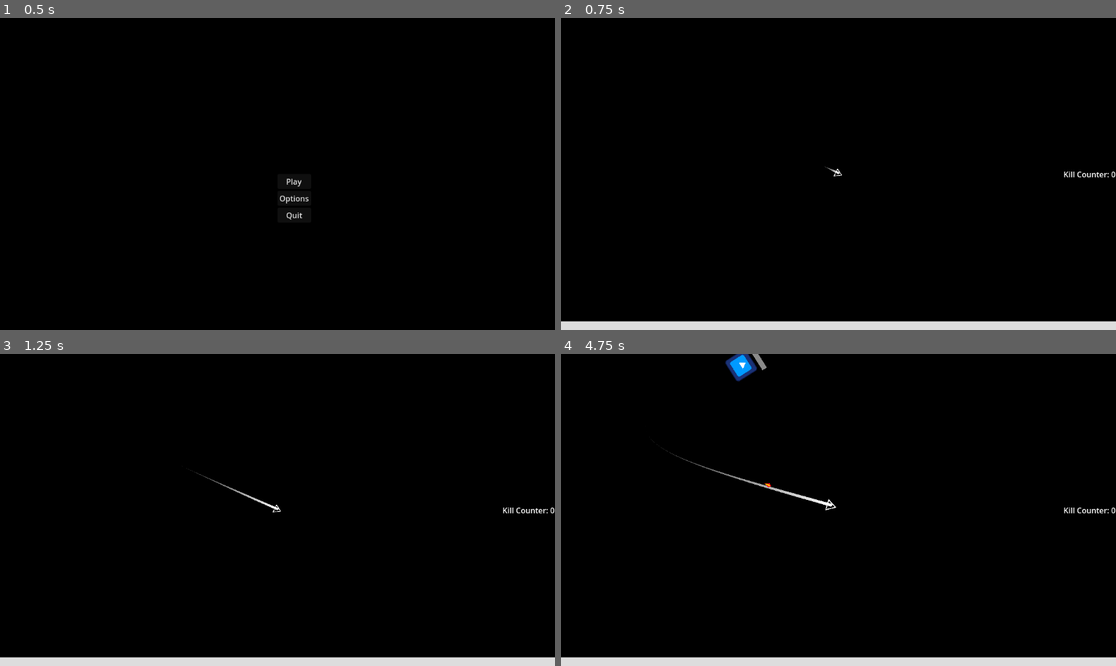
Above: before the commit, frames 1-4 (two rows, left to right).
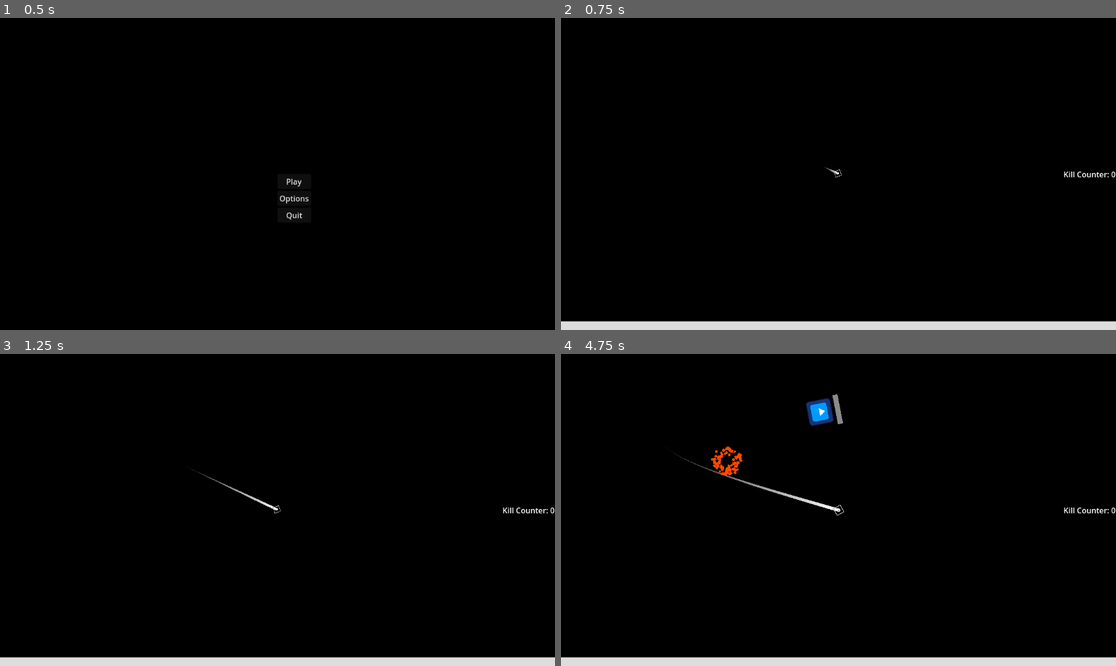
Above: after the commit, the same moments.

Repository: HazarBakir/void_blade
Game: Godot game, scene res://Scenes/main_menu.tscn
Two runs of this game, one before a commit and one after it. Both use one fixed random seed, a clock stepped at 60 frames per second and the inputs below. The engine's default icon, where the game draws it, is replaced by a stand-in: a white triangle on a blue panel in a dark square.
Inputs (mouse positions are in pixels of both pictures, inside the frame that each line leads up to):
- Up to frame 1 (0.5 s): no input
- Up to frame 2 (0.75 s): click "Play" at 0.5 s
- Up to frame 3 (1.25 s): no input
- Up to frame 4 (4.75 s): move the mouse to (960, 494) at 1.27 s; press the mouse at (960, 494) at 1.28 s; move the mouse to (727, 525) at 2.02 s; release the mouse at (727, 525) at 2.03 s; click (727, 525) at 2.1 s; move the mouse to (894, 441) at 2.77 s; press the mouse at (894, 441) at 2.78 s; move the mouse to (810, 572) at 3.52 s; release the mouse at (810, 572) at 3.53 s; click (810, 572) at 3.6 s; move the mouse to (1005, 556) at 4.27 s; press the mouse at (1005, 556) at 4.28 s

Frame 1 is identical in both runs. In frame 2, less than 0.1% of the frame differs, in the area x 47-51%, y 47-52%; in frame 3, 0.1%; in frame 4, 1.5%, in the area x 16-52%, y 0-52%.

Commit message:
bugfix : player movement. trail line

Diff:
--- a/Scripts/Player/player_movement.gd
+++ b/Scripts/Player/player_movement.gd
@@ -5,7 +5,6 @@
 @onready var camera: Camera2D = $Camera2D
 @onready var sprite: Sprite2D = $Sprite2D
 @onready var marker_2d: Marker2D = $Marker2D
-
 var kill_count: int = 0
 var is_attacking: bool
 var speed: float = 850.0
@@ -18,14 +17,13 @@
 var zoom_speed: float = 3.0
 var attack_damage : float = 10.0
 var self_damage: float = 10.0
-
 const SCREEN_WIDTH: float = 1920.0
 const SCREEN_HEIGHT: float = 1080.0
 const CAMERA_OFFSET_FACTOR: float = 180.0
 const CAMERA_LERP_SPEED: float = 4.5
 const SLOW_ACCEL_MULTIPLIER: float = 0.6
 
-func _on_ready() -> void:
+func _ready() -> void:
 	add_to_group("player")
 	camera.zoom = normal_zoom
 
@@ -33,68 +31,68 @@
 	mouse_position = get_global_mouse_position()
 
 	if health_component.is_alive:
-		_handle_movement_input(delta)
-		_apply_movement()
-		_update_camera(delta)
-		_update_rotation()
+		handle_movement_input(delta)
+		apply_movement()
+		update_camera(delta)
+		update_rotation()
 	else:
-		_trigger_death()
+		trigger_death()
 
-func _handle_movement_input(delta: float) -> void:
+func handle_movement_input(delta: float) -> void:
 	if Input.is_action_pressed("move_mouse"):
 		is_attacking = true
-		_move_fast(delta)
-		_zoom_camera(attack_zoom, delta)
+		move_fast(delta)
+		zoom_camera(attack_zoom, delta)
 	else:
 		is_attacking = false
-		_follow_mouse_slowly(delta)
-		_zoom_camera(normal_zoom, delta)
+		follow_mouse_slowly(delta)
+		zoom_camera(normal_zoom, delta)
 
-func _apply_movement() -> void:
+func apply_movement() -> void:
 	var max_speed = speed if is_attacking else follow_speed
 	velocity = velocity.limit_length(max_speed)
 	move_and_slide()
 
-func _update_camera(delta: float) -> void:
-	_update_camera_offset(delta)
+func update_camera(delta: float) -> void:
+	update_camera_offset(delta)
 
-func _update_rotation() -> void:
-	look_at(mouse_position)
+func update_rotation() -> void:
+	if sprite:
+		sprite.look_at(mouse_position)
 
-func _move_fast(delta: float) -> void:
-	var direction = (mouse_position - position).normalized()
+func move_fast(delta: float) -> void:
+	var direction = (mouse_position - global_position).normalized()
 	var target_velocity = direction * speed
 
 	velocity.x = lerp(velocity.x, target_velocity.x, accel * delta)
 	velocity.y = lerp(velocity.y, target_velocity.y, accel * delta)
 
-func _follow_mouse_slowly(delta: float) -> void:
-	var direction = (mouse_position - position).normalized()
+func follow_mouse_slowly(delta: float) -> void:
+	var direction = (mouse_position - global_position).normalized()
 	var target_velocity = direction * follow_speed
 
 	var slow_accel = accel * SLOW_ACCEL_MULTIPLIER
 	velocity.x = lerp(velocity.x, target_velocity.x, slow_accel * delta)
 	velocity.y = lerp(velocity.y, target_velocity.y, slow_accel * delta)
 
-func _update_camera_offset(delta: float) -> void:
+func update_camera_offset(delta: float) -> void:
 	var target_offset_x = (mouse_position.x - global_position.x) / (SCREEN_WIDTH / 2.0) * CAMERA_OFFSET_FACTOR
 	var target_offset_y = (mouse_position.y - global_position.y) / (SCREEN_HEIGHT / 2.0) * CAMERA_OFFSET_FACTOR
 
 	camera.offset.x = lerp(camera.offset.x, target_offset_x, CAMERA_LERP_SPEED * delta)
 	camera.offset.y = lerp(camera.offset.y, target_offset_y, CAMERA_LERP_SPEED * delta)
 
-func _zoom_camera(target_zoom: Vector2, delta: float) -> void:
+func zoom_camera(target_zoom: Vector2, delta: float) -> void:
 	camera.zoom.x = lerp(camera.zoom.x, target_zoom.x, zoom_speed * delta)
 	camera.zoom.y = lerp(camera.zoom.y, target_zoom.y, zoom_speed * delta)
 
-func _trigger_death() -> void:
+func trigger_death() -> void:
 	if not sprite == null:
 		$Camera2D.screen_shake(25, 3)
 		particle_manager.emit_particle("player_death", position)
 		sprite.queue_free()
 
-
-func _is_enemy_area(area: Area2D) -> bool:
+func is_enemy_area(area: Area2D) -> bool:
 	return area.get_parent().is_in_group("enemies")
 
 func _on_area_entered(area: Area2D) -> void:
--- a/Scripts/Player/trail_line.gd
+++ b/Scripts/Player/trail_line.gd
@@ -8,6 +8,7 @@
 func _ready():
 	await get_parent().ready
 	previous_position = get_parent().global_position
+	set_as_top_level(true)
 
 func _process(delta: float):
 	var current_position = get_parent().global_position
@@ -39,13 +40,14 @@
 		var fade_factor = float(i) / float(points_alpha.size())
 		points_alpha[i] = max(0.0, points_alpha[i] - fade_speed * delta * (1.0 - fade_factor * 0.5))
 
+	var new_gradient = Gradient.new()
 	for i in range(points_alpha.size()):
 		var point_color = default_color
 		point_color.a = points_alpha[i]
-		gradient.add_point(float(i) / max(1, points_alpha.size() - 1), point_color)
+		new_gradient.add_point(float(i) / max(1, points_alpha.size() - 1), point_color)
 
-	self.gradient = gradient
+	self.gradient = new_gradient
 
-	if points_alpha[0] <= 0.01 and points.size() > 0:
+	if points_alpha.size() > 0 and points_alpha[0] <= 0.01 and points.size() > 0:
 		remove_point(0)
 		points_alpha.remove_at(0)
--- a/project.godot
+++ b/project.godot
@@ -22,6 +22,11 @@
 [debug]
 
 gdscript/warnings/unused_parameter=0
+
+[display]
+
+mouse_cursor/custom_image="uid://b0kxeidr1s50s"
+mouse_cursor/custom_image_hotspot=Vector2(30, 30)
 
 [input]
 
--- a/scenes/player.tscn
+++ b/scenes/player.tscn
@@ -2,10 +2,10 @@
 
 [ext_resource type="Script" uid="uid://ci83gs3bkbyh4" path="res://Scripts/Player/player_movement.gd" id="1_qhqgy"]
 [ext_resource type="PackedScene" uid="uid://bk26mij5r3bbl" path="res://Scenes/Components/HealthComponent.tscn" id="2_8erm5"]
-[ext_resource type="Texture2D" uid="uid://ctsjve8tw3vv0" path="res://Sprites/crosshair098.png" id="2_vgqql"]
 [ext_resource type="Script" uid="uid://dfwyus0mfu76u" path="res://Scripts/camera.gd" id="2_x3wgy"]
 [ext_resource type="PackedScene" uid="uid://c0gq8trldftv0" path="res://Scenes/Components/HitboxComponent.tscn" id="3_f1ek2"]
 [ext_resource type="Script" uid="uid://b13u0ty16kbto" path="res://Scripts/Player/trail_line.gd" id="4_dqkch"]
+[ext_resource type="Texture2D" uid="uid://b118d671n3r7b" path="res://Sprites/crosshair043.png" id="5_8erm5"]
 [ext_resource type="PackedScene" uid="uid://bodr213y7ryu7" path="res://Scenes/explode particle.tscn" id="5_fkybt"]
 [ext_resource type="PackedScene" uid="uid://44magkyc6d5o" path="res://Scenes/healthbar.tscn" id="8_8erm5"]
 
@@ -32,7 +32,8 @@
 health_component = NodePath("../HealthComponent")
 
 [node name="CollisionPolygon2D" type="CollisionPolygon2D" parent="HitboxComponent"]
-polygon = PackedVector2Array(-2.63158, -4.73684, -2.63158, 4.73684, 5.26316, 0)
+position = Vector2(3.15789, 0)
+polygon = PackedVector2Array(-3.15789, -8.42105, 5.26316, 0, -3.15789, 8.42105, -11.5789, 0)
 
 [node name="CollisionShape2D" type="CollisionShape2D" parent="."]
 shape = SubResource("CircleShape2D_qhqgy")
@@ -48,16 +49,15 @@
 
 [node name="Sprite2D" type="Sprite2D" parent="."]
 rotation = 1.57079
-scale = Vector2(0.176536, 0.176536)
-texture = ExtResource("2_vgqql")
+scale = Vector2(0.1, 0.1)
+texture = ExtResource("5_8erm5")
 
 [node name="Line2D" type="Line2D" parent="Sprite2D"]
 show_behind_parent = true
 top_level = true
 z_index = -1
-position = Vector2(1, -1)
 points = PackedVector2Array(0, 0)
-width = 4.625
+width = 5.0
 width_curve = SubResource("Curve_qhqgy")
 gradient = SubResource("Gradient_qhqgy")
 joint_mode = 2
Binary file added: Sprites/64x64 textures (2).png
Not shown, added: Sprites/64x64 textures (2).png.import
Binary file added: Sprites/64x64 textures (3).png
Not shown, added: Sprites/64x64 textures (3).png.import
Binary file added: Sprites/64x64 textures (4).png
Not shown, added: Sprites/64x64 textures (4).png.import
Binary file added: Sprites/64x64 textures (5).png
Not shown, added: Sprites/64x64 textures (5).png.import
Binary file added: Sprites/64x64 textures (6).png
Not shown, added: Sprites/64x64 textures (6).png.import
Binary file added: Sprites/64x64 textures (7).png
Not shown, added: Sprites/64x64 textures (7).png.import
(and 5 more such lines)
